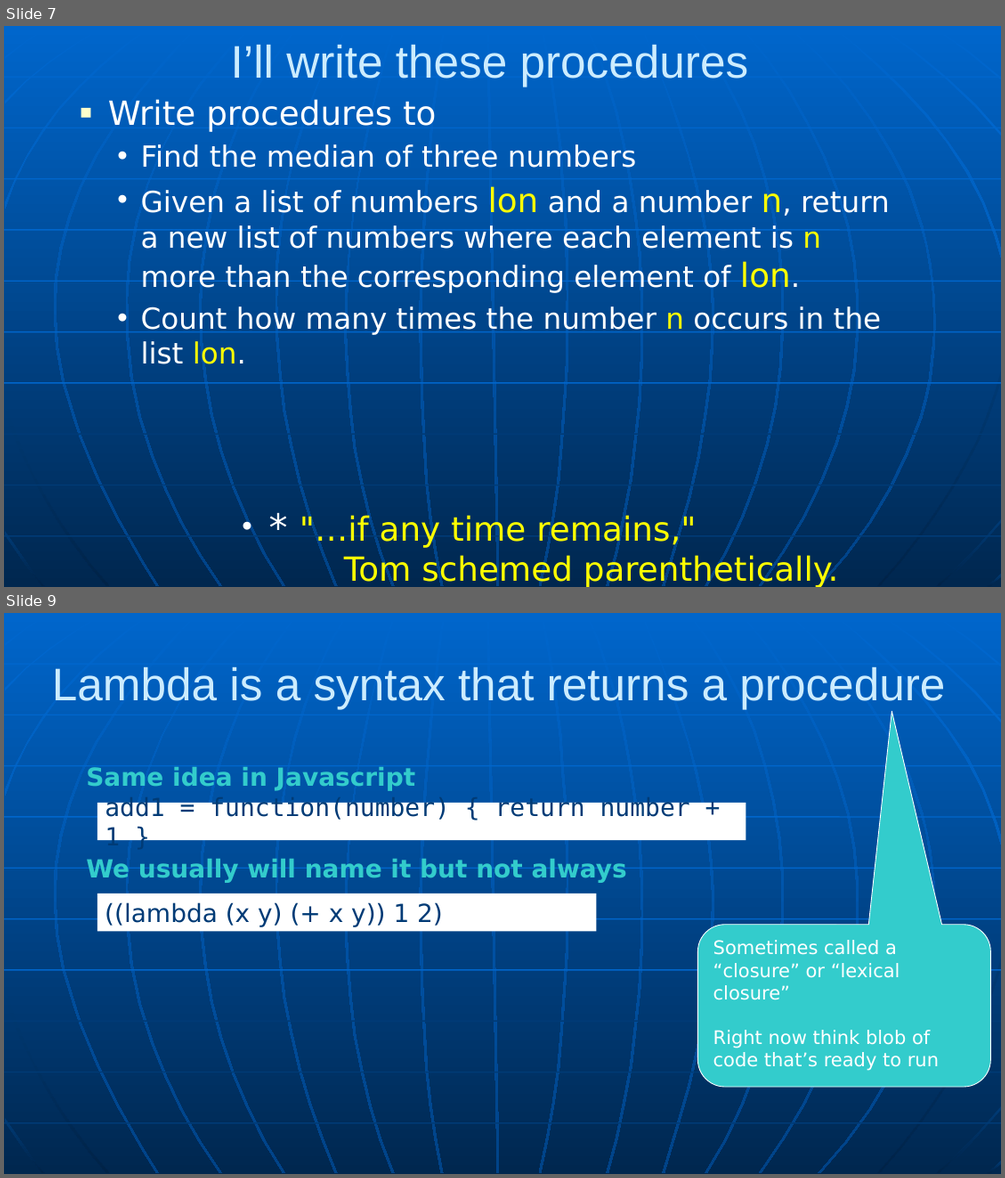
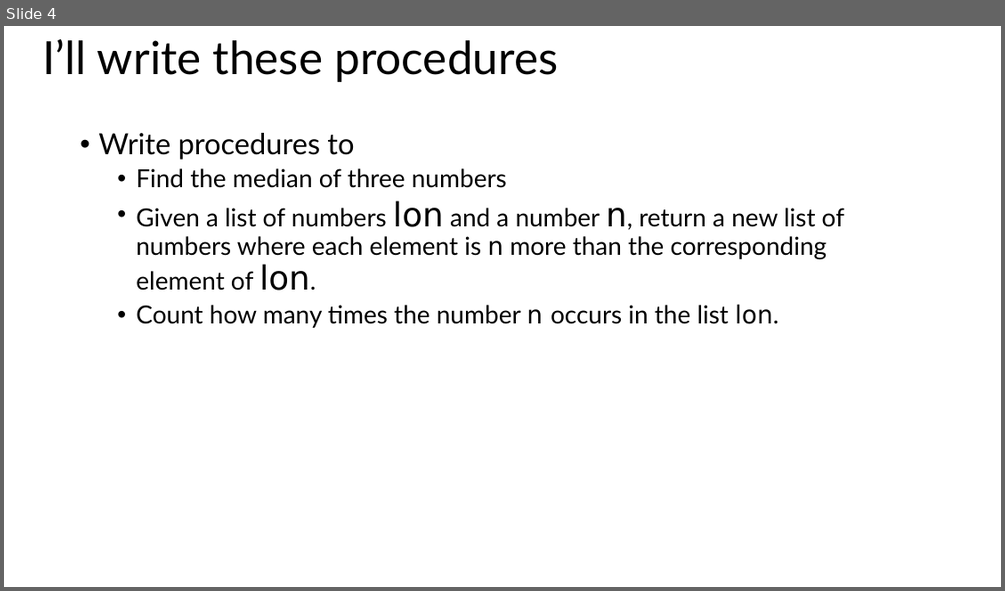
Before and after one commit to RHIT-CSSE/csse304, a slide deck: ClassMaterials/Lambda/Lambda.pptx. Shown one above the other, each under a label of ours: slides 7 and 9 before the commit, slide 4 after it; the slides between them are not shown. The pictures are 1005x1178 and 1005x591 pixels, drawn with LibreOffice and Linux fonts; fonts in the diff are those of the drawing. Boxes give left, top, right and bottom in pixels: in the first picture for what was removed or moved away, otherwise in the second. Text is boxed around its words. In the diff, an @@ line names an element or a change of style, - is before the commit and + after.

```diff
--- a/ClassMaterials/Lambda/Lambda.pptx
+++ b/ClassMaterials/Lambda/Lambda.pptx
@@ slide 9 removed at bbox=[4, 613, 1001, 1174], background gradient #0066CC to #004488; not listed: 34 template elements that a slide beside it also shows @@
@@ title removed at bbox=[52, 667, 945, 709] @@
-Lambda is a syntax that returns a procedure
@@ text removed at bbox=[86, 767, 416, 791] @@
-Same idea in Javascript
@@ rectangle removed at bbox=[97, 803, 745, 840] @@
-add1 = function(number) { return number + 1 }
@@ text removed at bbox=[86, 858, 627, 883] @@
-We usually will name it but not always
@@ rectangle removed at bbox=[97, 893, 596, 931] @@
-((lambda (x y) (+ x y)) 1 2)
@@ rounded speech box removed at bbox=[698, 925, 991, 1086] @@
-Sometimes called a “closure” or “lexical closure”
-Right now think blob of code that’s ready to run
@@ what was slide 7 is now slide 4 @@
@@ slide 4 changed as well @@
@@ background gradient #0066CC to #004488 to #FFFFFF @@
@@ title "I’ll write these procedures" at bbox=[42, 39, 558, 82]: font Arial to Lato, text colour #CCECFF to #000000; alignment centre to left; line spacing 1 to 0.9 @@
@@ text "Write procedures to": place and size @@
-text "Write procedures to" at bbox=[108, 99, 890, 364]
+text "Write procedures to" at bbox=[98, 133, 844, 328]
@@ text "Write procedures to" at bbox=[98, 133, 844, 328]: size 32 to 28 pt in "Write procedures to"; font DejaVu Sans to Lato, text colour #FFFFFF to #000000; size 28 to 24 pt in "Find the median of three numbers", "Given a list of numbers and a ...", "Count how many times the number n ..."; text colour #FFFF00 to #000000 in "lon n, n lon.", "n lon."; bullet ■ to •; line spacing 1 to 0.9; more space between paragraphs; indent changed @@
@@ group removed at bbox=[4, 26, 1001, 587]: 24 freeform shapes, 10 lines @@
@@ text removed at bbox=[299, 513, 839, 587] @@
-• * "…if any time remains,"
-  Tom schemed parenthetically.
```
Also in this commit, not shown: 4 other slides changed, 2 slides added, 4 other slides removed, 1 other file.
